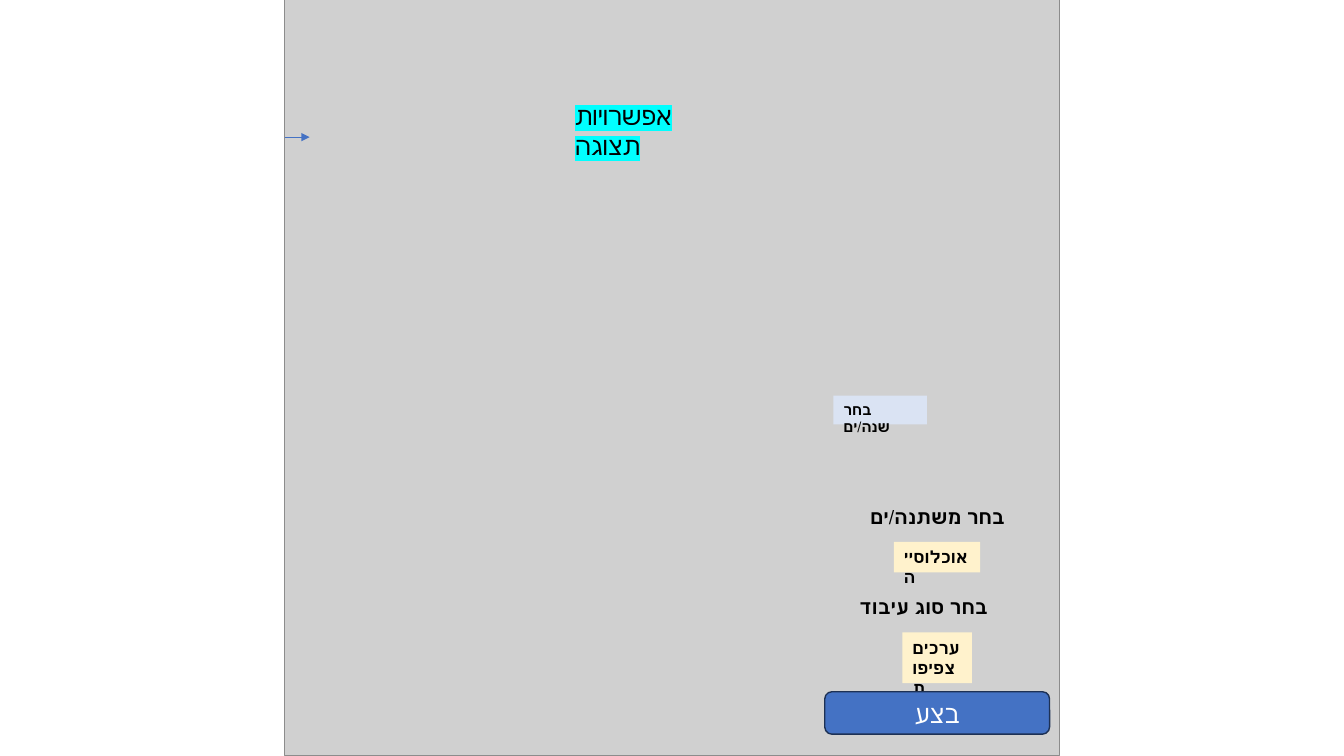
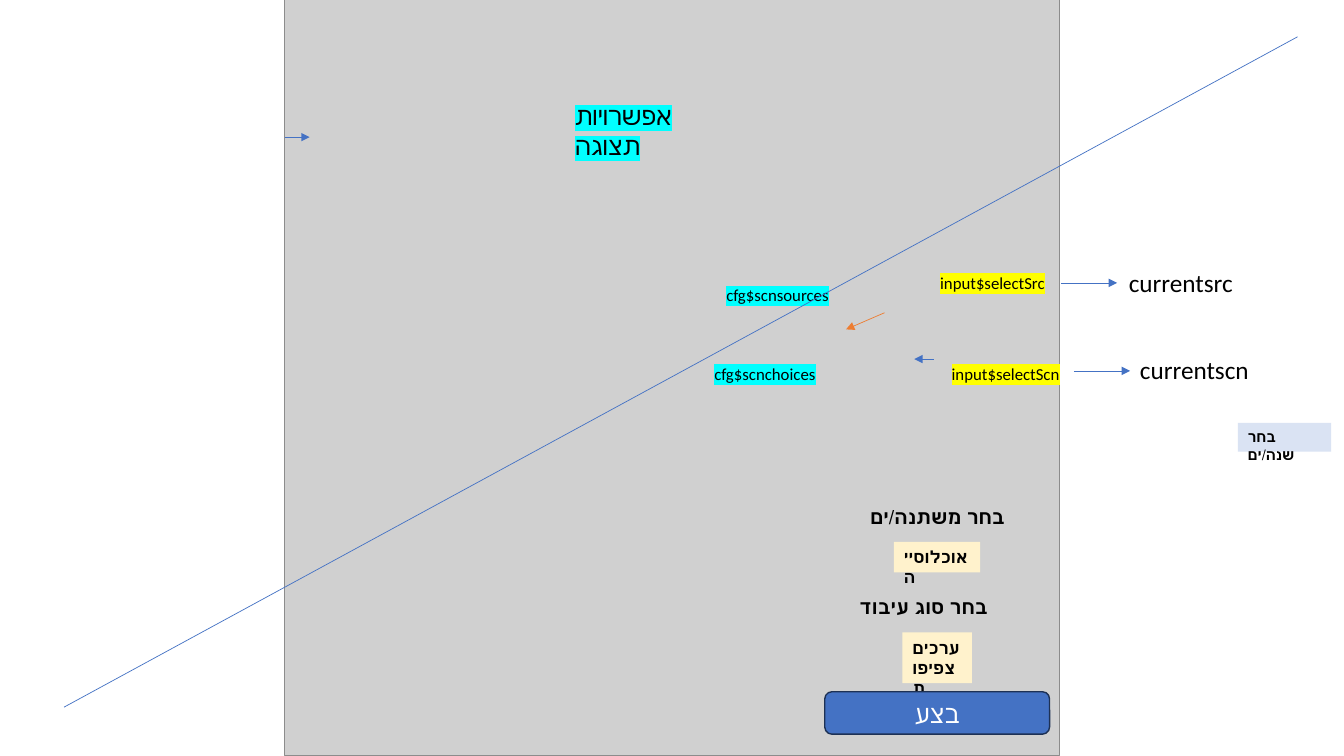
Before and after one commit to MOTRoundTables/ScenarioBank, a slide deck: slide 14 of doc/ScnLibApp.pptx (slide 11 before the commit). Drawn at 1344x756 pixels with LibreOffice and Linux fonts; fonts in the diff are those of the drawing; grey boxes stand for pictures. Boxes give left, top, right and bottom in pixels: in the first picture for what was removed or moved away, otherwise in the second. Text is boxed around its words. In the diff, an @@ line names an element or a change of style, - is before the commit and + after.

```diff
--- a/doc/ScnLibApp.pptx
+++ b/doc/ScnLibApp.pptx
@@ line added from (64, 708) to (1298, 37), #4472C4 0.5 pt @@
@@ text added at [726, 289, 828, 306], 12 pt, text #000000 @@
+cfg$scnsources
@@ text added at [940, 277, 1045, 292], 12 pt, text #000000 @@
+input$selectSrc
@@ arrow added from (1062, 283) to (1117, 283), #4472C4 0.5 pt @@
@@ text added at [1129, 276, 1233, 293], 18 pt, text #000000 @@
+currentsrc
@@ arrow added from (884, 313) to (846, 330), #ED7D31 0.5 pt @@
@@ arrow added from (934, 359) to (914, 359), #4472C4 0.5 pt @@
@@ text added at [714, 368, 815, 383], 12 pt, text #000000 @@
+cfg$scnchoices
@@ text added at [952, 368, 1060, 383], 12 pt, text #000000 @@
+input$selectScn
@@ arrow added from (1074, 371) to (1130, 371), #4472C4 0.5 pt @@
@@ text added at [1140, 363, 1249, 380], 18 pt, text #000000 @@
+currentscn
@@ rectangle "בחר שנה/ים": place and size @@
-rectangle "בחר שנה/ים" at [834, 395, 928, 424]
+rectangle "בחר שנה/ים" at [1238, 422, 1332, 452]
```
Also in this commit, not shown: 1 other slide changed, 2 slides added, 1 slide removed, 10 other files.
